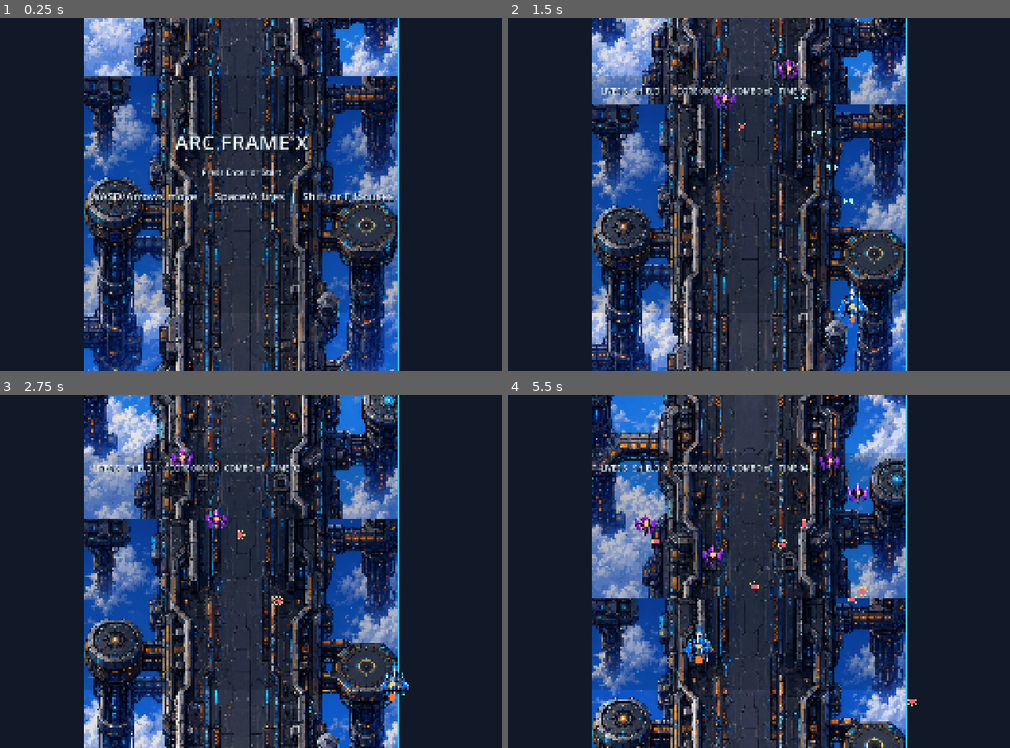
Above: before the commit, frames 1-4 (two rows, left to right).
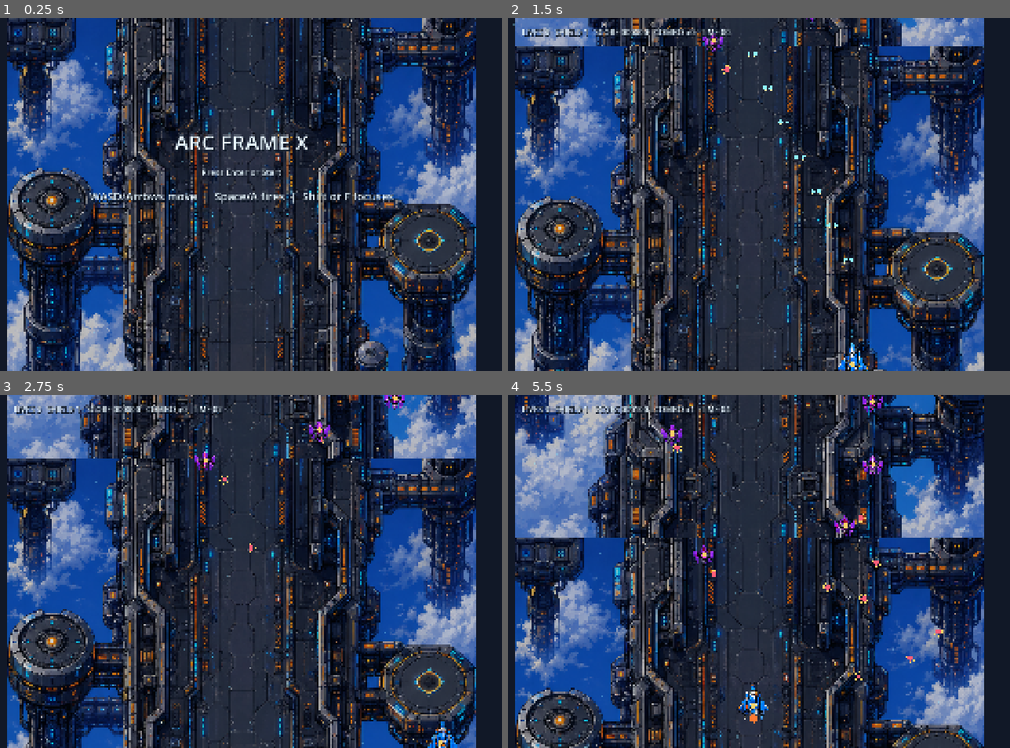
Above: after the commit, the same moments.

Repository: spacelabyelloiw/arcframex
Game: Godot game, scene res://scenes/core/main_game.tscn
Same seed, same stepped clock (60 frames per second), same inputs: the game is played once before the commit and once after it.
Inputs:
- Up to frame 1 (0.25 s): no input
- Up to frame 2 (1.5 s): tap Enter (start_game) at 0.5 s; hold D (move_right) 0.53-1.28 s; hold Space (fire) 0.53-1.28 s; hold S (move_down) from 1.28 s (still down); tap Shift (focus) at 1.35 s
- Up to frame 3 (2.75 s): release S (move_down) at 2.03 s; hold D (move_right) from 2.03 s (still down); tap Enter (start_game) at 2.1 s
- Up to frame 4 (5.5 s): release D (move_right) at 2.78 s; hold W (move_up) 2.78-3.53 s; tap F at 2.85 s; hold Space (fire) 3.53-4.28 s; hold A (move_left) 3.53-5.03 s; tap Shift (focus) at 4.35 s; hold S (move_down) from 5.03 s (still down); tap Enter (start_game) at 5.1 s

The runs differ from the first frame. In frame 1, 62% of the frame differs, in the area x 1-95%, y 0-100%; in frame 2, 64%; in frame 3, 66%; in frame 4, 67%.

Commit message:
Use full-height playfield

Diff:
--- a/scripts/core/main_game.gd
+++ b/scripts/core/main_game.gd
@@ -1,6 +1,6 @@
 extends Node2D
 
-const PLAYFIELD := Rect2(Vector2(480, 180), Vector2(960, 720))
+const PLAYFIELD := Rect2(Vector2(240, 0), Vector2(1440, 1080))
 const PLAYER_RADIUS := 18.0
 const ENEMY_RADIUS := 22.0
 const BULLET_RADIUS := 6.0
